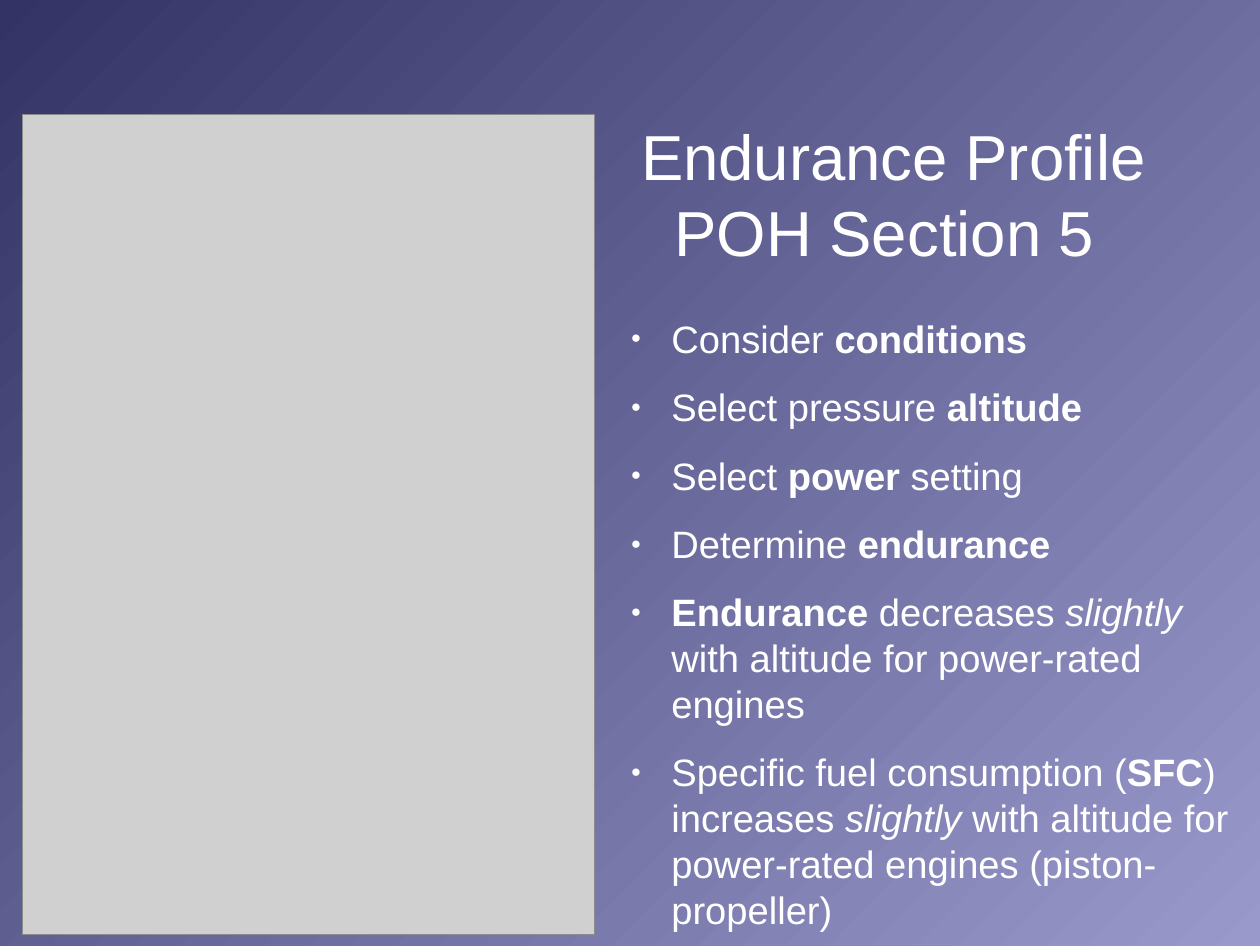
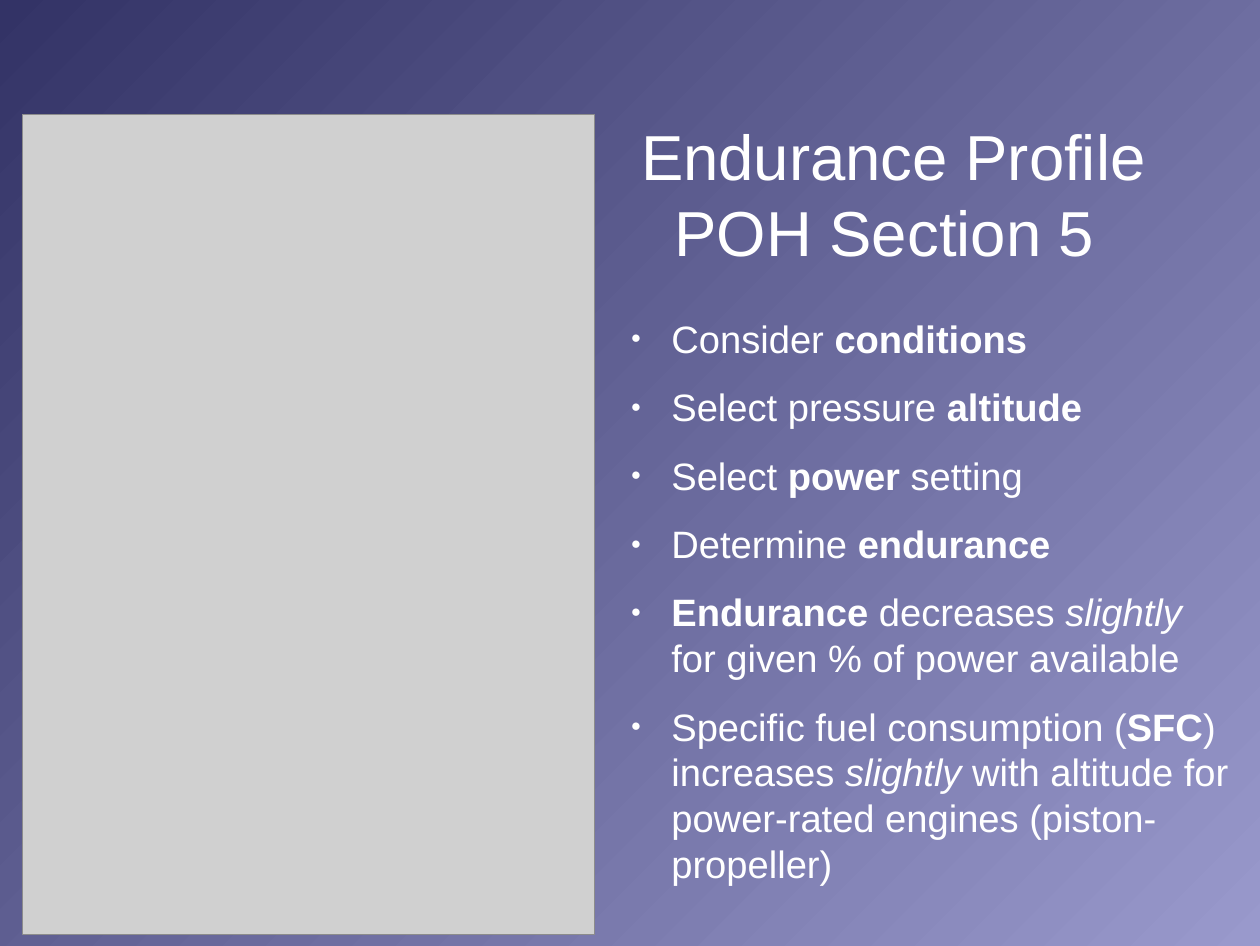
Before and after one commit to stephanheinemann/flight, a slide deck: slide 7 of FI/RangeAndEndurance/RangeAndEndurance.odp. Drawn at 1260x946 pixels with LibreOffice and Linux fonts; fonts in the diff are those of the drawing; grey boxes stand for pictures; background and template pictures are left out. Boxes give left, top, right and bottom in pixels: in the first picture for what was removed or moved away, otherwise in the second. Text is boxed around its words. In the diff, an @@ line names an element or a change of style, - is before the commit and + after.

Commit message:
reviewed range and endurance PGI

```diff
--- a/FI/RangeAndEndurance/RangeAndEndurance.odp
+++ b/FI/RangeAndEndurance/RangeAndEndurance.odp
@@ text at bbox=[671, 598, 1181, 680]: text changed @@
-● Endurance decreases slightly with altitude for power-rated engines
+● Endurance decreases slightly for given % of power available
```
Also in this commit, not shown: 2 other slides changed, 1 slide removed, 1 other file.
